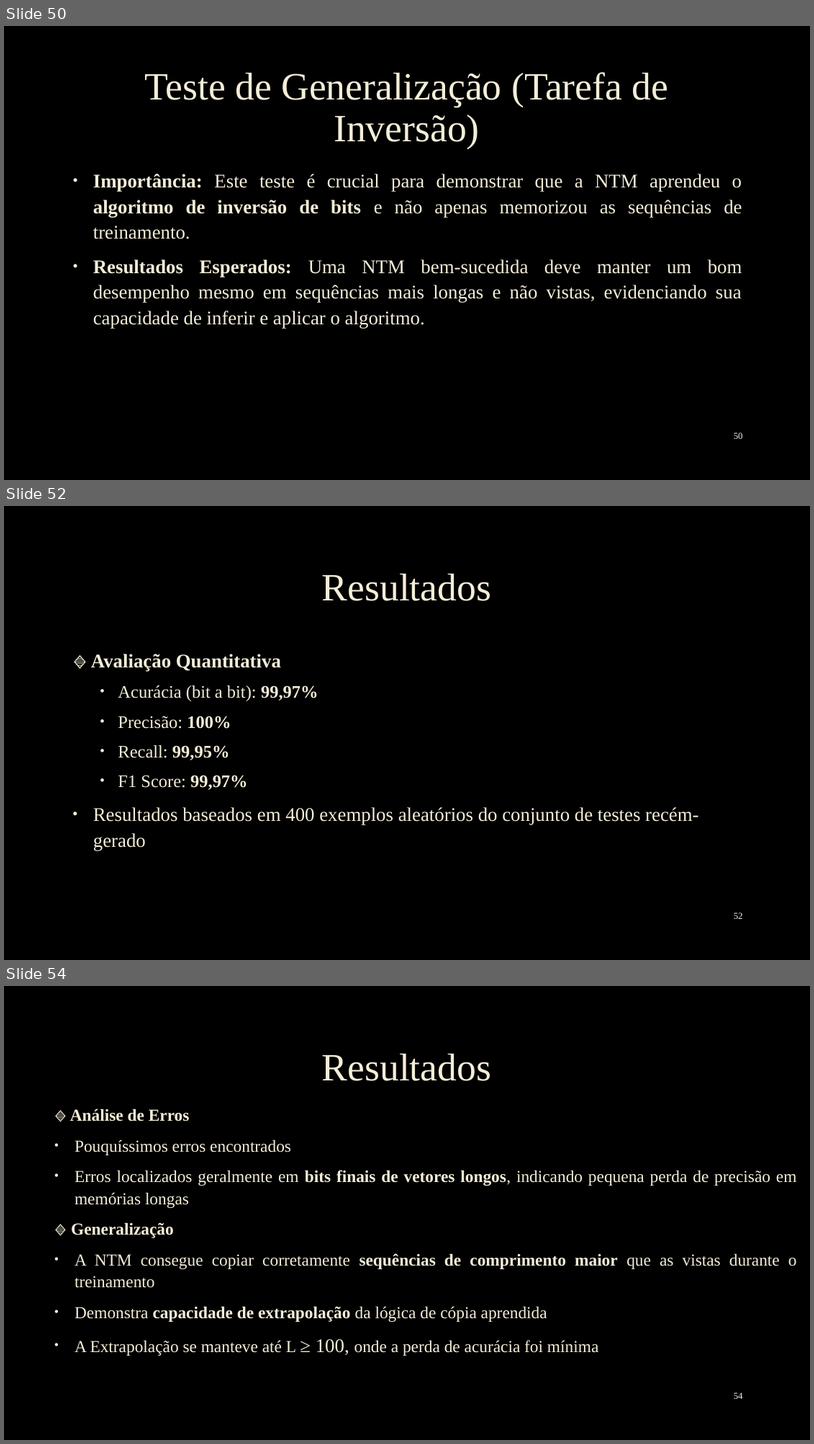
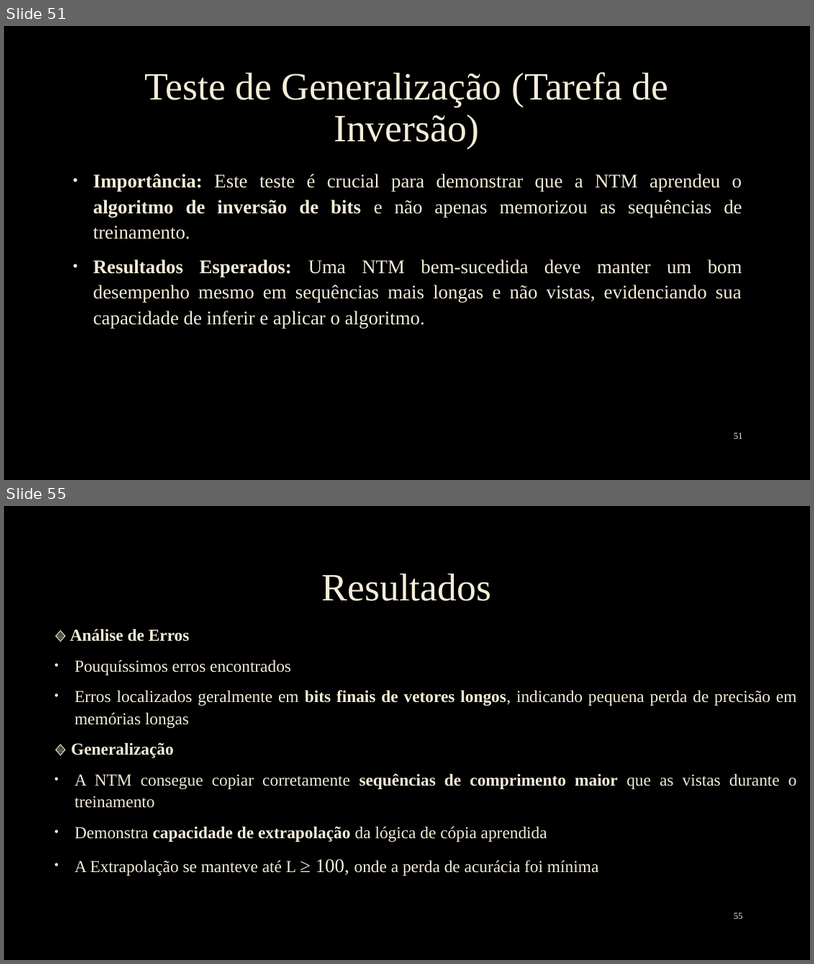
Before and after one commit to EmanuelSilva69/Neural_Turing_Machine_Criadorara, a slide deck: Slide/apresentação NTM.pptx. Shown one above the other, each under a label of ours: slides 50, 52 and 54 before the commit, slides 51 and 55 after it; the slides between them are not shown. The pictures are 814x1444 and 814x964 pixels, drawn with LibreOffice and Linux fonts; fonts in the diff are those of the drawing; background and template pictures are left out. Boxes give left, top, right and bottom in pixels: in the first picture for what was removed or moved away, otherwise in the second. Text is boxed around its words. In the diff, an @@ line names an element or a change of style, - is before the commit and + after.

```diff
--- a/Slide/apresentação NTM.pptx
+++ b/Slide/apresentação NTM.pptx
@@ slide 52 removed at <box>4,506,810,960</box>, background picture (left out) @@
@@ title removed at <box>322,573,491,601</box> @@
-Resultados
@@ text removed at <box>91,654,699,850</box> @@
-🔹 Avaliação Quantitativa
-  • Acurácia (bit a bit): 99,97%
-  • Precisão: 100%
-  • Recall: 99,95%
-  • F1 Score: 99,97%
-• Resultados baseados em 400 exemplos aleatórios do conjunto de testes recém-gerado
@@ page number removed at <box>734,912,743,919</box> @@
-52
@@ what was slide 50 is now slide 51 @@
@@ page number at <box>734,432,743,439</box>: text changed @@
-50
+51
@@ what was slide 54 is now slide 55 @@
@@ page number at <box>734,912,743,919</box>: text changed @@
-54
+55
```
Also in this commit, not shown: 4 slides changed, 3 slides added, 1 other slide removed.
